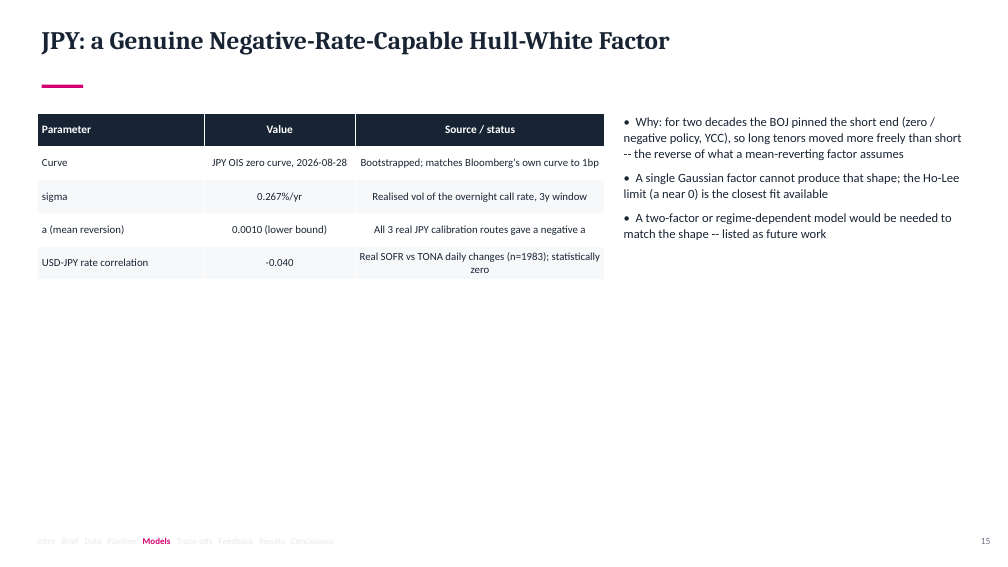
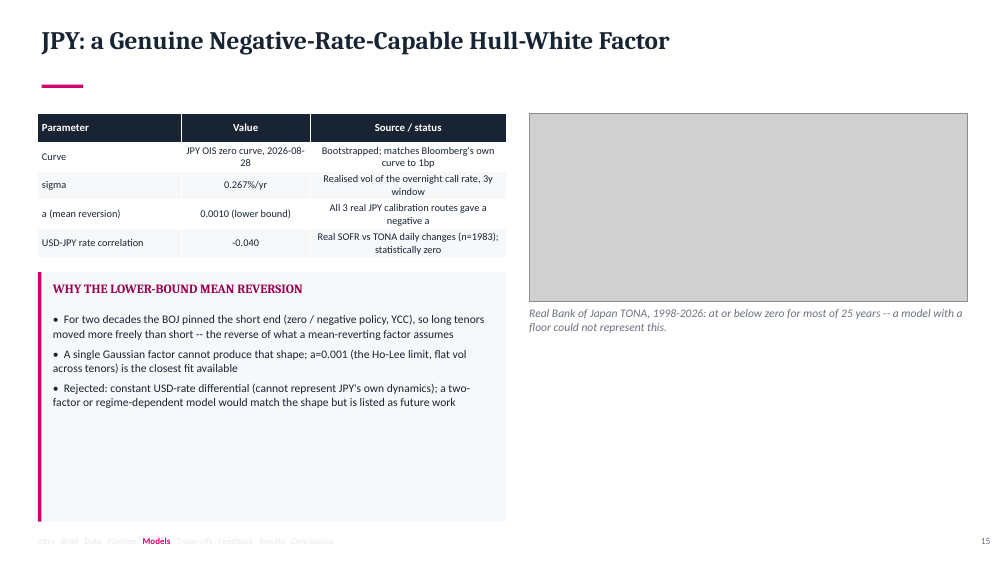
Before and after one commit to eshapandya24/capitolis-risk-engine, a slide deck: slide 15 of docs/Capitolis_CCR_Client_Final_Presentation.pptx. Drawn at 1008x567 pixels with LibreOffice and Linux fonts; fonts in the diff are those of the drawing; grey boxes stand for pictures. Boxes give left, top, right and bottom in pixels: in the first picture for what was removed or moved away, otherwise in the second. Text is boxed around its words. In the diff, an @@ line names an element or a change of style, - is before the commit and + after.

```diff
--- a/docs/Capitolis_CCR_Client_Final_Presentation.pptx
+++ b/docs/Capitolis_CCR_Client_Final_Presentation.pptx
@@ table at (x1=38, y1=113, x2=507, y2=259) @@
@@ size 10.8 to 10.3 pt in "Parameter", "Value", "Source / status" @@
@@ size 10.3 to 9.8 pt @@
@@ table resized from (x1=38, y1=113, x2=605, y2=280) to (x1=38, y1=113, x2=507, y2=259) @@
@@ picture added at (x1=529, y1=113, x2=968, y2=302) @@
@@ rectangle added at (x1=38, y1=272, x2=507, y2=522), fill #F7F8FA @@
@@ rectangle added at (x1=38, y1=272, x2=42, y2=522), fill #D2006F @@
@@ text added at (x1=53, y1=284, x2=302, y2=293), 12 pt, text #9A0052, bold @@
+WHY THE LOWER-BOUND MEAN REVERSION
@@ text at (x1=53, y1=315, x2=484, y2=408): text changed; size 12 to 11 pt @@
-• Why: for two decades the BOJ pinned the short end (zero / negative policy, YCC), so long tenors moved more freely than short -- the reverse of what a mean-reverting factor assumes
-• A single Gaussian factor cannot produce that shape; the Ho-Lee limit (a near 0) is the closest fit available
-• A two-factor or regime-dependent model would be needed to match the shape -- listed as future work
+• For two decades the BOJ pinned the short end (zero / negative policy, YCC), so long tenors moved more freely than short -- the reverse of what a mean-reverting factor assumes
+• A single Gaussian factor cannot produce that shape; a=0.001 (the Ho-Lee limit, flat vol across tenors) is the closest fit available
+• Rejected: constant USD-rate differential (cannot represent JPY's own dynamics); a two-factor or regime-dependent model would match the shape but is listed as future work
@@ text added at (x1=529, y1=309, x2=963, y2=333), 11 pt, text #6B7280, italic @@
+Real Bank of Japan TONA, 1998-2026: at or below zero for most of 25 years -- a model with a floor could not represent this.
```
Also in this commit, not shown: 36 other slides changed, 1 slide added, 1 other file.
